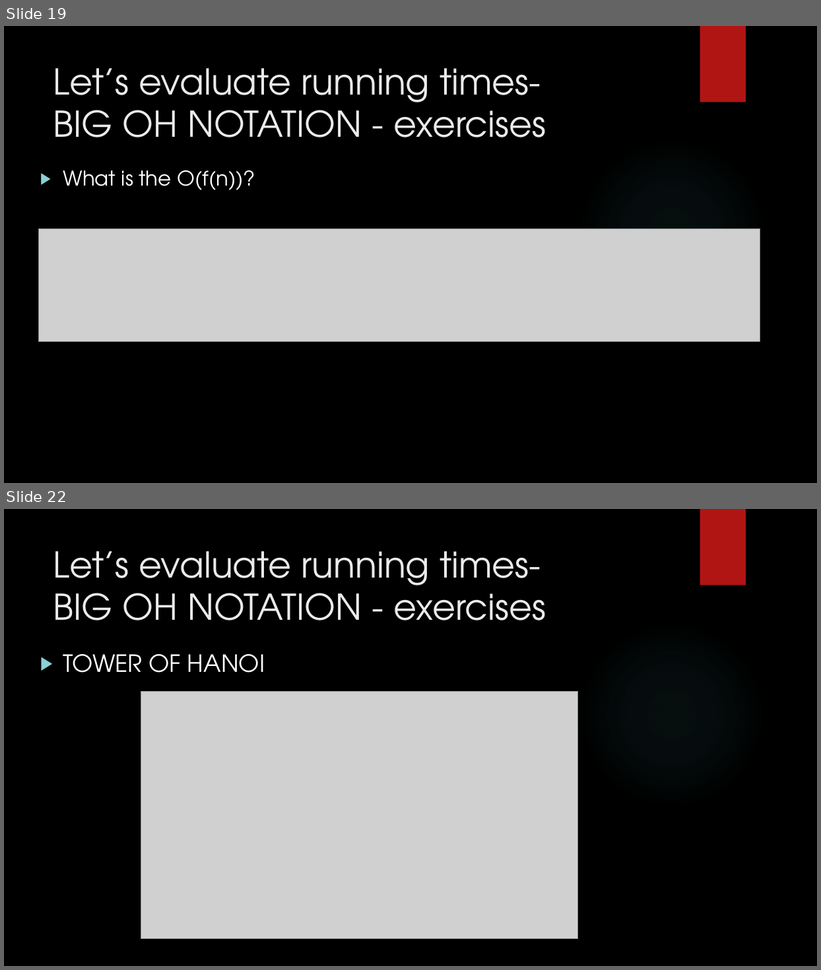
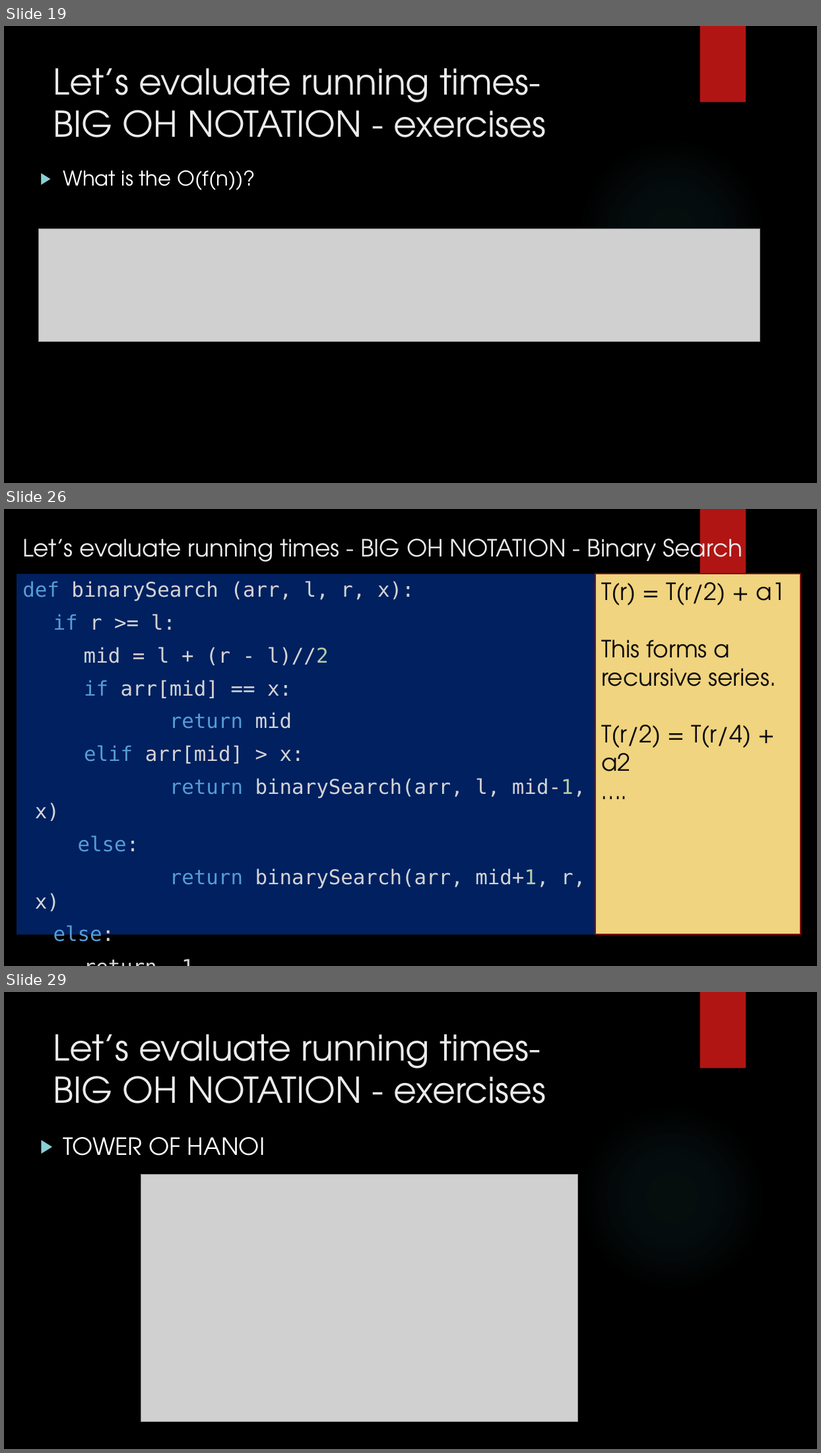
Before and after one commit to AthletiCoder/SPW, a slide deck: Lecture11/Teaching Presentation.pptx. Shown one above the other, each under a label of ours: slides 19 and 22 before the commit, slides 19, 26 and 29 after it; the slides between them are not shown. The pictures are 821x970 and 821x1453 pixels, drawn with LibreOffice and Linux fonts; fonts in the diff are those of the drawing; grey boxes stand for pictures; background and template pictures are left out. Boxes give left, top, right and bottom in pixels: in the first picture for what was removed or moved away, otherwise in the second. Text is boxed around its words. In the diff, an @@ line names an element or a change of style, - is before the commit and + after.

```diff
--- a/Lecture11/Teaching Presentation.pptx
+++ b/Lecture11/Teaching Presentation.pptx
@@ slide 26 added at box(4, 509, 817, 966), background picture (left out); not listed: 2 template elements that a slide beside it also shows @@
@@ title added at box(22, 532, 743, 568), 28 pt, text #EBEBEB @@
+Let’s evaluate running times - BIG OH NOTATION - Binary Search
@@ text added at box(17, 574, 596, 935), fill #002060, 24 pt, text #D4D4D4 @@
+def binarySearch (arr, l, r, x):
+if r >= l:
+mid = l + (r - l)//2
+if arr[mid] == x:
+return mid
+elif arr[mid] > x:
+return binarySearch(arr, l, mid-1, x)
+else:
+return binarySearch(arr, mid+1, r, x)
+else:
+return -1
@@ rectangle added at box(596, 574, 801, 935), fill #F0D47F, outline #82100E 1.5 pt, 28 pt, text #0D0D0D @@
+T(r) = T(r/2) + a1
+This forms a recursive series.
+T(r/2) = T(r/4) + a2
+….
@@ what was slide 22 is now slide 29 @@
```
Also in this commit, not shown: 3 slides changed, 12 other slides added, 5 other files.
